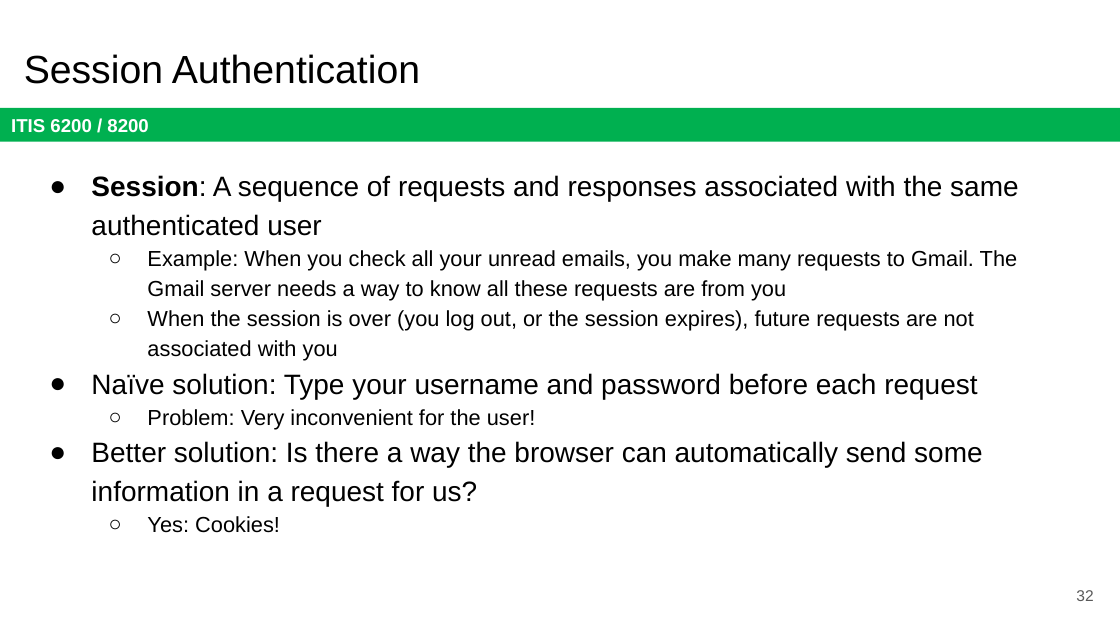
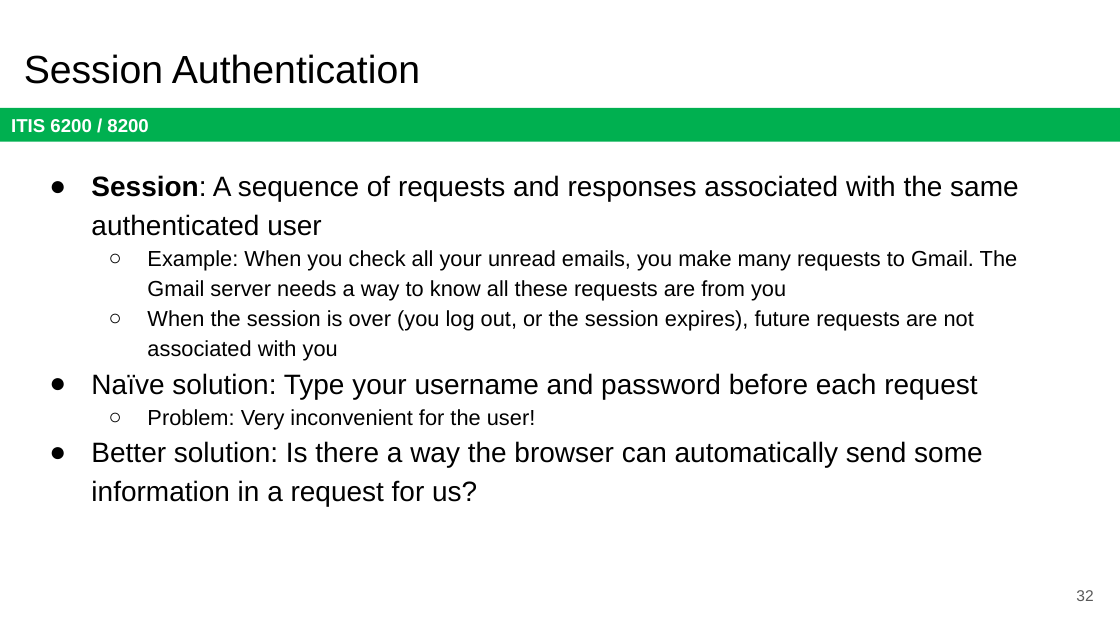
Before and after one commit to jx5c/github.io, a slide deck: slide 32 of teaching/ITIS6200/2023fa/lectures/lec11.pptx. Drawn at 1120x630 pixels with LibreOffice and Linux fonts; fonts in the diff are those of the drawing. Boxes give left, top, right and bottom in pixels: in the first picture for what was removed or moved away, otherwise in the second. Text is boxed around its words. In the diff, an @@ line names an element or a change of style, - is before the commit and + after.

```diff
--- a/teaching/ITIS6200/2023fa/lectures/lec11.pptx
+++ b/teaching/ITIS6200/2023fa/lectures/lec11.pptx
@@ text at <box>147,516,280,533</box>: paragraph removed @@
-  ○ Yes: Cookies!
```
Also in this commit, not shown: 18 other slides changed.
